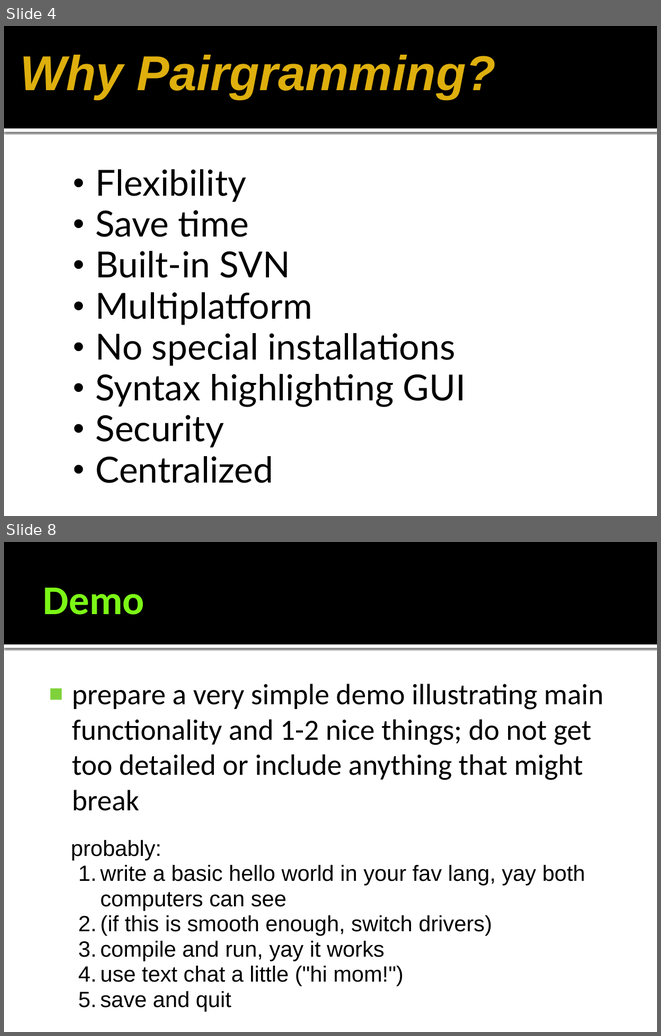
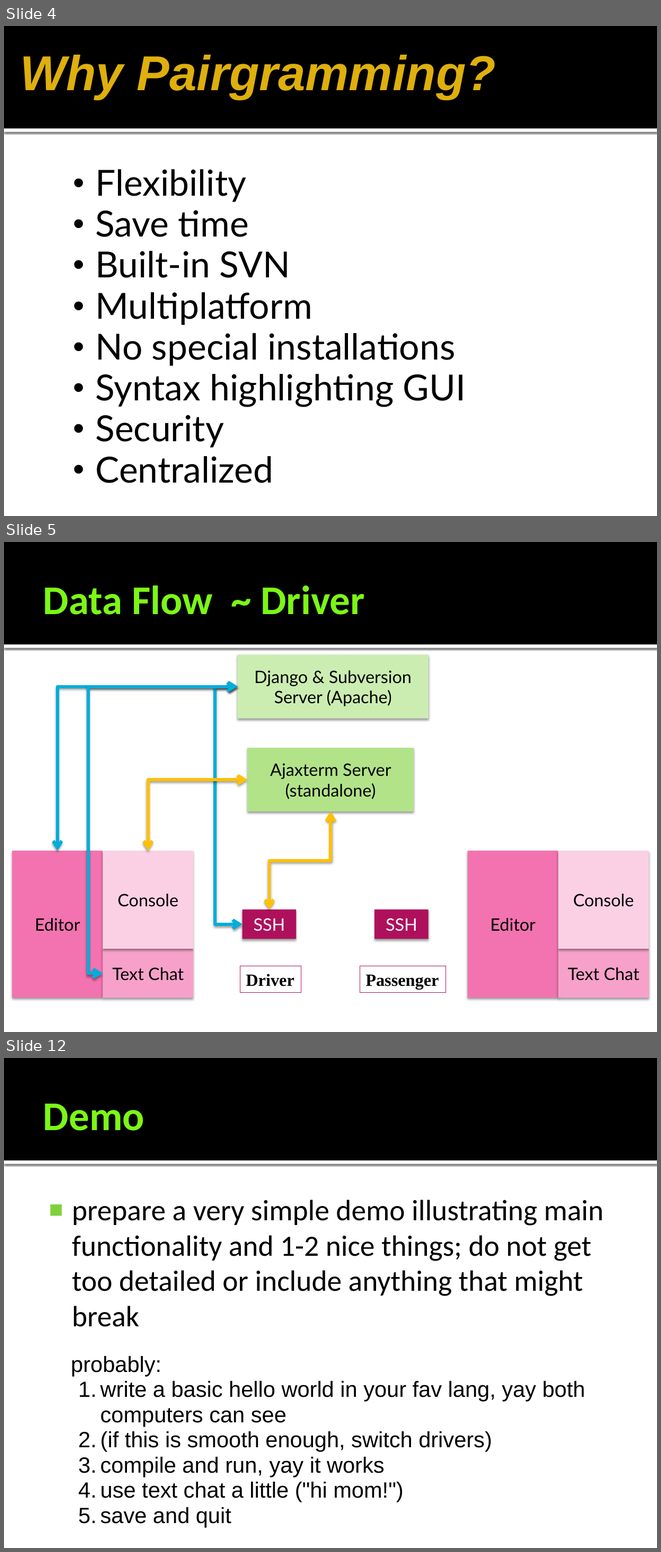
Before and after one commit to gmarcotte/teamceg, a slide deck: pear/submission_materials/PairgrammingDemo.pptx. Shown one above the other, each under a label of ours: slides 4 and 8 before the commit, slides 4, 5 and 12 after it; the slides between them are not shown. The pictures are 661x1036 and 661x1552 pixels, drawn with LibreOffice and Linux fonts; fonts in the diff are those of the drawing; background and template pictures are left out. Boxes give left, top, right and bottom in pixels: in the first picture for what was removed or moved away, otherwise in the second. Text is boxed around its words. In the diff, an @@ line names an element or a change of style, - is before the commit and + after.

```diff
--- a/pear/submission_materials/PairgrammingDemo.pptx
+++ b/pear/submission_materials/PairgrammingDemo.pptx
@@ slide 5 added at (4, 542, 657, 1032), background #FFFFFF; not listed: 2 template elements that a slide beside it also shows @@
@@ title added at (43, 585, 365, 615), 50 pt, text #7BF616, bold @@
+Data Flow ~ Driver
@@ rectangle added at (237, 655, 429, 718), fill #CCEDB1, 21 pt, text #000000 @@
+Django & Subversion Server (Apache)
@@ elbow double arrow added from (237, 687) to (58, 850), #00ADDC 3.82 pt @@
@@ elbow double arrow added from (237, 687) to (103, 973), #00ADDC 3.82 pt @@
@@ elbow double arrow added from (237, 687) to (242, 924), #00ADDC 3.82 pt @@
@@ rectangle added at (247, 748, 414, 811), fill #B2E389, 21 pt, text #000000 @@
+Ajaxterm Server (standalone)
@@ elbow double arrow added from (247, 779) to (148, 850), #FFC000 3.82 pt @@
@@ elbow double arrow added from (331, 811) to (269, 909), #FFC000 3.82 pt @@
@@ rectangle added at (12, 850, 103, 997), fill #F273AF, 21 pt, text #000000 @@
+Editor
@@ rectangle added at (103, 850, 193, 949), fill #FBD0E4, 21 pt, text #000000 @@
+Console
@@ rectangle added at (468, 850, 558, 997), fill #F273AF, 21 pt, text #000000 @@
+Editor
@@ rectangle added at (558, 850, 648, 949), fill #FBD0E4, 21 pt, text #000000 @@
+Console
@@ rectangle added at (242, 909, 297, 939), fill #B0105C, 21 pt, text #FFFFFF @@
+SSH
@@ rectangle added at (375, 909, 429, 939), fill #B0105C, 21 pt, text #FFFFFF @@
+SSH
@@ rectangle added at (103, 949, 193, 997), fill #F7A1CA, 21 pt, text #000000 @@
+Text Chat
@@ rectangle added at (558, 949, 648, 997), fill #F7A1CA, 21 pt, text #000000 @@
+Text Chat
@@ rectangle added at (240, 966, 301, 992), outline #B0105C 0.75 pt, 21 pt, text #000000, bold @@
+Driver
@@ rectangle added at (360, 966, 446, 992), outline #B0105C 0.75 pt, 21 pt, text #000000, bold @@
+Passenger
@@ what was slide 8 is now slide 12 @@
```
Also in this commit, not shown: 6 other slides added, 3 slides removed, 8 other files.
